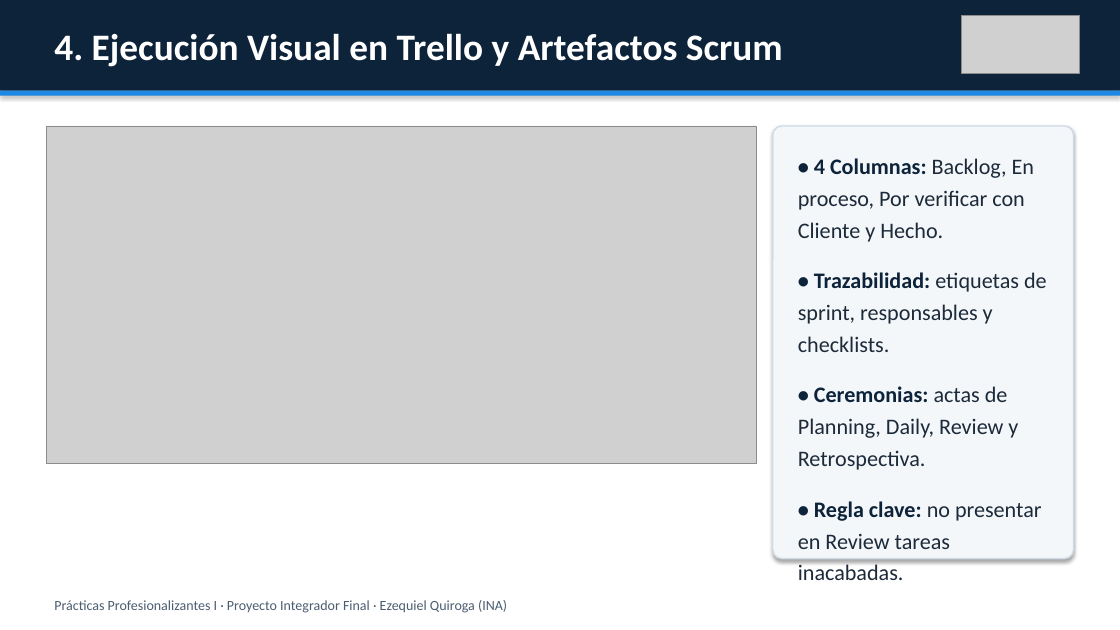
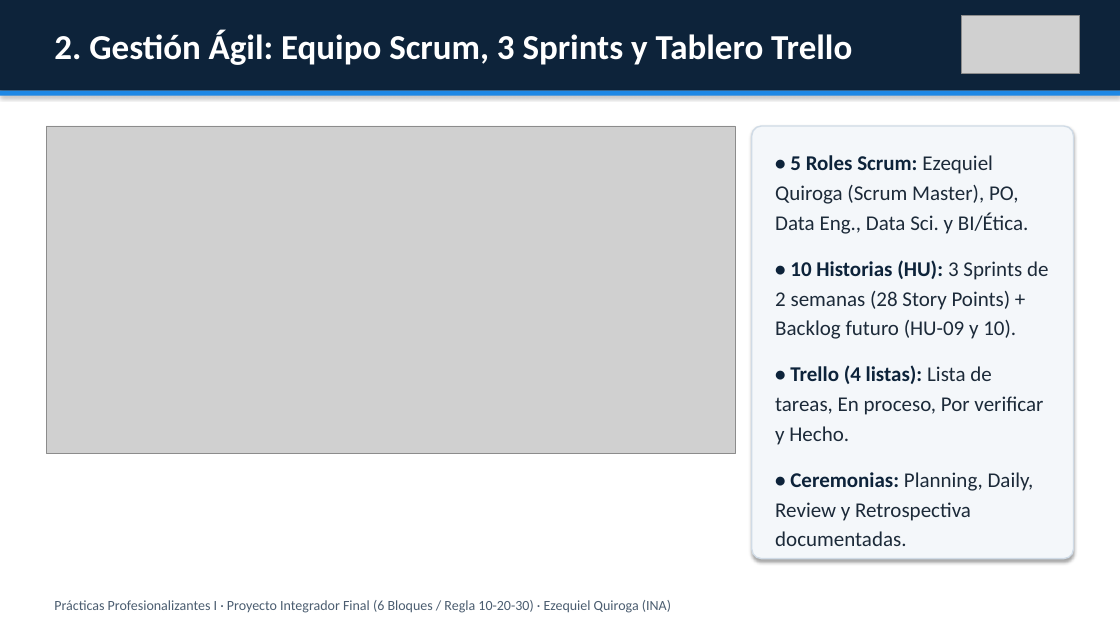
Before and after one commit to eze2307/proyecto-integrador-final-churn-ia, a slide deck: slide 3 of presentacion/Presentacion_Final_Ezequiel_Quiroga_INA.pptx (slide 5 before the commit). Drawn at 1120x630 pixels with LibreOffice and Linux fonts; fonts in the diff are those of the drawing; grey boxes stand for pictures. Boxes give left, top, right and bottom in pixels: in the first picture for what was removed or moved away, otherwise in the second. Text is boxed around its words. In the diff, an @@ line names an element or a change of style, - is before the commit and + after.

Commit message:
refactor(presentacion): sintetizar defensa en 6 diapositivas (6 bloques Clase 14)

```diff
--- a/presentacion/Presentacion_Final_Ezequiel_Quiroga_INA.pptx
+++ b/presentacion/Presentacion_Final_Ezequiel_Quiroga_INA.pptx
@@ text at bbox=[54, 30, 852, 65]: text changed; size 32 to 30 pt @@
-4. Ejecución Visual en Trello y Artefactos Scrum
+2. Gestión Ágil: Equipo Scrum, 3 Sprints y Tablero Trello
@@ picture: place and size @@
-picture at bbox=[46, 126, 756, 464]
+picture at bbox=[46, 126, 735, 454]
@@ rounded rectangle: place and size @@
-rounded rectangle at bbox=[773, 126, 1074, 559]
+rounded rectangle at bbox=[752, 126, 1074, 559]
@@ text at bbox=[775, 155, 1048, 546]: text changed; size 19 to 18 pt @@
-• 4 Columnas: Backlog, En proceso, Por verificar con Cliente y Hecho.
-• Trazabilidad: etiquetas de sprint, responsables y checklists.
-• Ceremonias: actas de Planning, Daily, Review y Retrospectiva.
-• Regla clave: no presentar en Review tareas inacabadas.
+• 5 Roles Scrum: Ezequiel Quiroga (Scrum Master), PO, Data Eng., Data Sci. y BI/Ética.
+• 10 Historias (HU): 3 Sprints de 2 semanas (28 Story Points) + Backlog futuro (HU-09 y 10).
+• Trello (4 listas): Lista de tareas, En proceso, Por verificar y Hecho.
+• Ceremonias: Planning, Daily, Review y Retrospectiva documentadas.
@@ text at bbox=[54, 600, 671, 613]: text changed @@
-Prácticas Profesionalizantes I · Proyecto Integrador Final · Ezequiel Quiroga (INA)
+Prácticas Profesionalizantes I · Proyecto Integrador Final (6 Bloques / Regla 10-20-30) · Ezequiel Quiroga (INA)
```
Also in this commit, not shown: 4 other slides changed, 4 slides removed, 1 other file.
